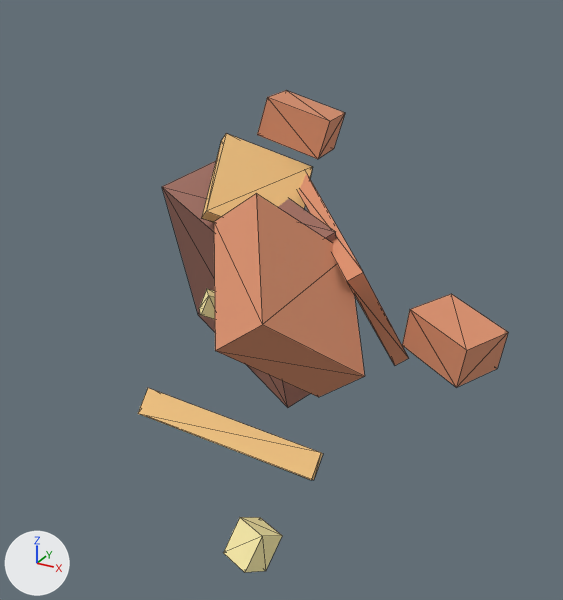
Two versions of the glTF model MinecraftDungeonGodot/assets/minecraft_character_generator/turrets/flame.glb, one commit apart.
Rendered twice from a 50 mm camera at (1.75, -2.71, 1.13) aimed at (0.07, 0.34, -0.4). Lighting does not change. The marker at lower left points along +X, +Y and +Z. The older version comes first. Both versions are drawn at frame 29 of the action 'Destroy'; the numbers are the values there. Mesh edges are drawn as thin lines. Vertices at exactly the same position are counted once.

The scene before the commit, as lines of its bpy script (objects in view):
```python
ob_barrel = bpy.data.objects.new('barrel', me_cube_004)
ob_barrel.parent = ob_recoiljoint
ob_barrel.location = (0.0, 0.12, -1.34)
ob_barrel.rotation_euler = (1.5, 0.8, -1.0)  # degrees (86, 46, -57)
ob_barrel.scale = (0.72, 0.72, 0.72)
ob_base = bpy.data.objects.new('base', me_cube)
ob_base.parent = ob_turretroot
ob_base.location = (-0.44, 0.54, -0.36)
ob_base.rotation_euler = (0.3, 0.0, 0.0)  # degrees (17, 0, 0)
ob_base.scale = (0.72, 0.72, 0.72)
ob_base_trim = bpy.data.objects.new('base_trim', me_cube_001)
ob_base_trim.parent = ob_turretroot
ob_base_trim.location = (0.0, 1.0, -0.12)
ob_base_trim.rotation_euler = (0.6, 0.2, -0.25)  # degrees (34, 11, -14)
ob_base_trim.scale = (0.72, 0.72, 0.72)
ob_head = bpy.data.objects.new('head', me_cube_002)
ob_head.parent = ob_yawjoint
ob_head.location = (0.44, 0.12, 0.12)
ob_head.rotation_euler = (0.9, 0.4, -0.5)  # degrees (52, 23, -29)
ob_head.scale = (0.72, 0.72, 0.72)
ob_head_cap = bpy.data.objects.new('head_cap', me_cube_003)
ob_head_cap.parent = ob_yawjoint
ob_head_cap.location = (-0.44, 0.46, 0.36)
ob_head_cap.rotation_euler = (1.2, 0.6, -0.75)  # degrees (69, 34, -43)
ob_head_cap.scale = (0.72, 0.72, 0.72)
ob_muzzle = bpy.data.objects.new('muzzle', me_cube_005)
ob_muzzle.parent = ob_recoiljoint
ob_muzzle.location = (0.44, 0.12, -2.1)
ob_muzzle.rotation_euler = (1.8, 1.0, -1.25)  # degrees (103, 57, -72)
ob_muzzle.scale = (0.72, 0.72, 0.72)
ob_tank_l = bpy.data.objects.new('tank_l', me_cube_007)
ob_tank_l.parent = ob_turretroot
ob_tank_l.location = (-0.65, 0.92, 0.71)
ob_tank_l.rotation_euler = (-0.742, 1.742, 1.392)  # degrees (-43, 100, 80)
ob_tank_l.scale = (0.72, 0.72, 0.72)
ob_tank_r = bpy.data.objects.new('tank_r', me_cube_008)
ob_tank_r.parent = ob_turretroot
ob_tank_r.location = (1.09, 0.92, -0.01)
ob_tank_r.rotation_euler = (-0.442, 1.542, 1.142)  # degrees (-25, 88, 65)
ob_tank_r.scale = (0.72, 0.72, 0.72)
```
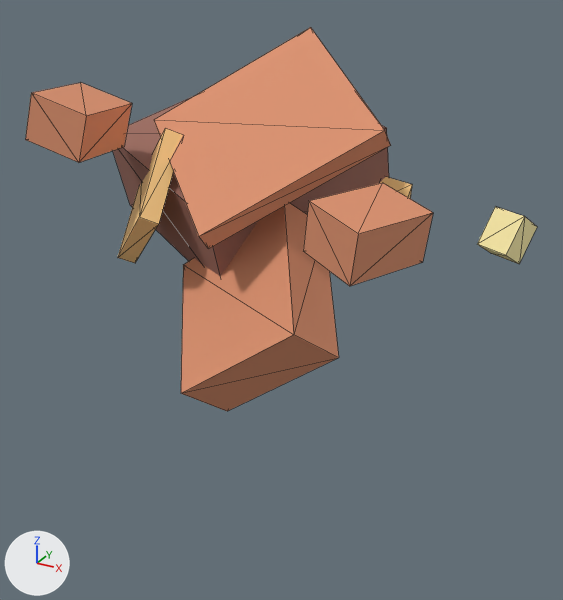
The change, as a list of edits to the scene's bpy script:
```text
Change me_cube:
    used by ob_base; parent = ob_turretroot; location = (-0.44, 0.54, -0.36); rotation_euler = (0.3, 0.0, 0.0), in degrees (17, 0, 0); scale = (0.72, 0.72, 0.72)
    remove me_cube.from_pydata(...)  # 8 vertices, 12 faces; spans x -0.9..0.9, y -0.4..0.4, z -0.9..0.9
    add me_cube.from_pydata(...)  # 8 vertices, 12 faces; spans x -0.9..0.9, y -0.9..0.9, z -0.4..0.4
    me_cube part 1: the whole mesh is scaled about its middle by (1, 2.25, 0.444)
Change me_cube_001:
    used by ob_base_trim; parent = ob_turretroot; location = (0.0, 1.0, -0.12); rotation_euler = (0.6, 0.2, -0.25), in degrees (34, 11, -14); scale = (0.72, 0.72, 0.72)
    remove me_cube_001.from_pydata(...)  # 8 vertices, 12 faces; spans x -0.77..0.77, y -0.08..0.08, z -0.77..0.77
    add me_cube_001.from_pydata(...)  # 8 vertices, 12 faces; spans x -0.77..0.77, y -0.77..0.77, z -0.08..0.08
    me_cube_001 part 2: the whole mesh is scaled about its middle by (1, 9.69, 0.103)
Change me_cube_007:
    used by ob_tank_l; parent = ob_turretroot; location = (-0.65, 0.92, 0.71); rotation_euler = (-0.742, 1.742, 1.392), in degrees (-43, 100, 80); scale = (0.72, 0.72, 0.72)
    remove me_cube_007.from_pydata(...)  # 8 vertices, 12 faces; spans x -0.19..0.19, y -0.325..0.325, z -0.25..0.25
    add me_cube_007.from_pydata(...)  # 8 vertices, 12 faces; spans x -0.19..0.19, y -0.25..0.25, z -0.325..0.325
    me_cube_007 part 3: the whole mesh is scaled about its middle by (1, 0.769, 1.3)
Change me_cube_008:
    used by ob_tank_r; parent = ob_turretroot; location = (1.09, 0.92, -0.01); rotation_euler = (-0.442, 1.542, 1.142), in degrees (-25, 88, 65); scale = (0.72, 0.72, 0.72)
    remove me_cube_008.from_pydata(...)  # 8 vertices, 12 faces; spans x -0.19..0.19, y -0.325..0.325, z -0.25..0.25
    add me_cube_008.from_pydata(...)  # 8 vertices, 12 faces; spans x -0.19..0.19, y -0.25..0.25, z -0.325..0.325
    me_cube_008 part 4: the whole mesh is scaled about its middle by (1, 0.769, 1.3)
Change me_cube_002:
    used by ob_head; parent = ob_yawjoint; location = (0.44, 0.12, 0.12); rotation_euler = (0.9, 0.4, -0.5), in degrees (52, 23, -29); scale = (0.72, 0.72, 0.72)
    remove me_cube_002.from_pydata(...)  # 8 vertices, 12 faces; spans x -0.625..0.625, y -0.25..0.25, z -0.6..0.6
    add me_cube_002.from_pydata(...)  # 8 vertices, 12 faces; spans x -0.625..0.625, y -0.6..0.6, z -0.25..0.25
    me_cube_002 part 5: the whole mesh is scaled about its middle by (1, 2.4, 0.417)
Change me_cube_003:
    used by ob_head_cap; parent = ob_yawjoint; location = (-0.44, 0.46, 0.36); rotation_euler = (1.2, 0.6, -0.75), in degrees (69, 34, -43); scale = (0.72, 0.72, 0.72)
    remove me_cube_003.from_pydata(...)  # 8 vertices, 12 faces; spans x -0.425..0.425, y -0.08..0.08, z -0.45..0.45
    add me_cube_003.from_pydata(...)  # 8 vertices, 12 faces; spans x -0.425..0.425, y -0.45..0.45, z -0.08..0.08
    me_cube_003 part 6: the whole mesh is scaled about its middle by (1, 5.62, 0.178)
Change me_cube_004:
    used by ob_barrel; parent = ob_recoiljoint; location = (0.0, 0.12, -1.34); rotation_euler = (1.5, 0.8, -1.0), in degrees (86, 46, -57); scale = (0.72, 0.72, 0.72)
    remove me_cube_004.from_pydata(...)  # 8 vertices, 12 faces; spans x -0.14..0.14, y -0.14..0.14, z -0.95..0.95
    add me_cube_004.from_pydata(...)  # 8 vertices, 12 faces; spans x -0.14..0.14, y -0.95..0.95, z -0.14..0.14
    me_cube_004 part 7: the whole mesh is scaled about its middle by (1, 6.79, 0.147)
Change ob_base:
    ob_base.location: (-0.44, 0.54, -0.36) -> (-0.44, 0.36, 0.54)
Change ob_base_trim:
    ob_base_trim.location: (0.0, 1.0, -0.12) -> (0.0, 0.12, 1.0)
Change ob_tank_l:
    ob_tank_l.location: (-0.65, 0.92, 0.71) -> (-0.65, -0.71, 0.92)
Change ob_tank_r:
    ob_tank_r.location: (1.09, 0.92, -0.01) -> (1.09, 0.01, 0.92)
Change ob_head:
    ob_head.location: (0.44, 0.12, 0.12) -> (0.44, -0.12, 0.12)
Change ob_head_cap:
    ob_head_cap.location: (-0.44, 0.46, 0.36) -> (-0.44, -0.36, 0.46)
Change ob_barrel:
    ob_barrel.location: (0.0, 0.12, -1.34) -> (0.0, 1.34, 0.12)
Change ob_muzzle:
    ob_muzzle.location: (0.44, 0.12, -2.1) -> (0.44, 2.1, 0.12)
```

Where the change shows, as pixel boxes (x1, y1, x2, y2) in the pictures (563 x 600 px):
'base_trim', mesh rescaled, moved: before (299, 173, 409, 365); after (154, 27, 391, 249)
'head', mesh rescaled, moved: before (214, 194, 365, 397); after (181, 203, 339, 411)
'tank_r', mesh rescaled, moved (22% wider, 11% taller): before (402, 294, 508, 387); after (303, 183, 433, 286)
'base', mesh rescaled, moved: before (162, 161, 336, 408); after (113, 97, 389, 277)
'tank_l', mesh rescaled, moved (21% wider, 16% taller): before (257, 90, 345, 159); after (25, 83, 132, 163)
'head_cap', mesh rescaled, moved: before (202, 133, 312, 223); after (118, 128, 182, 263)
'barrel', mesh rescaled, moved: before (138, 388, 323, 480); after (380, 177, 412, 199)
'muzzle', moved: before (223, 517, 282, 573); after (477, 207, 537, 264)
